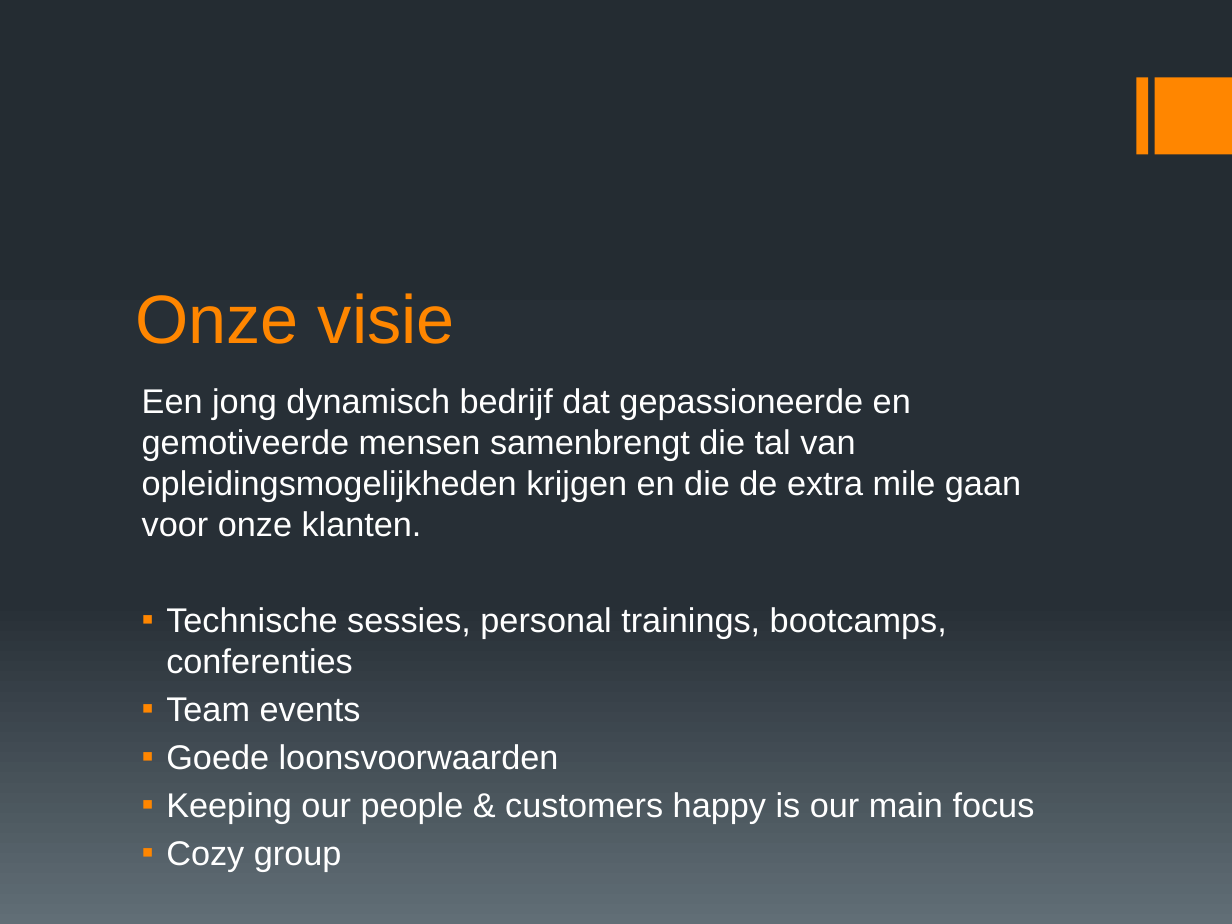
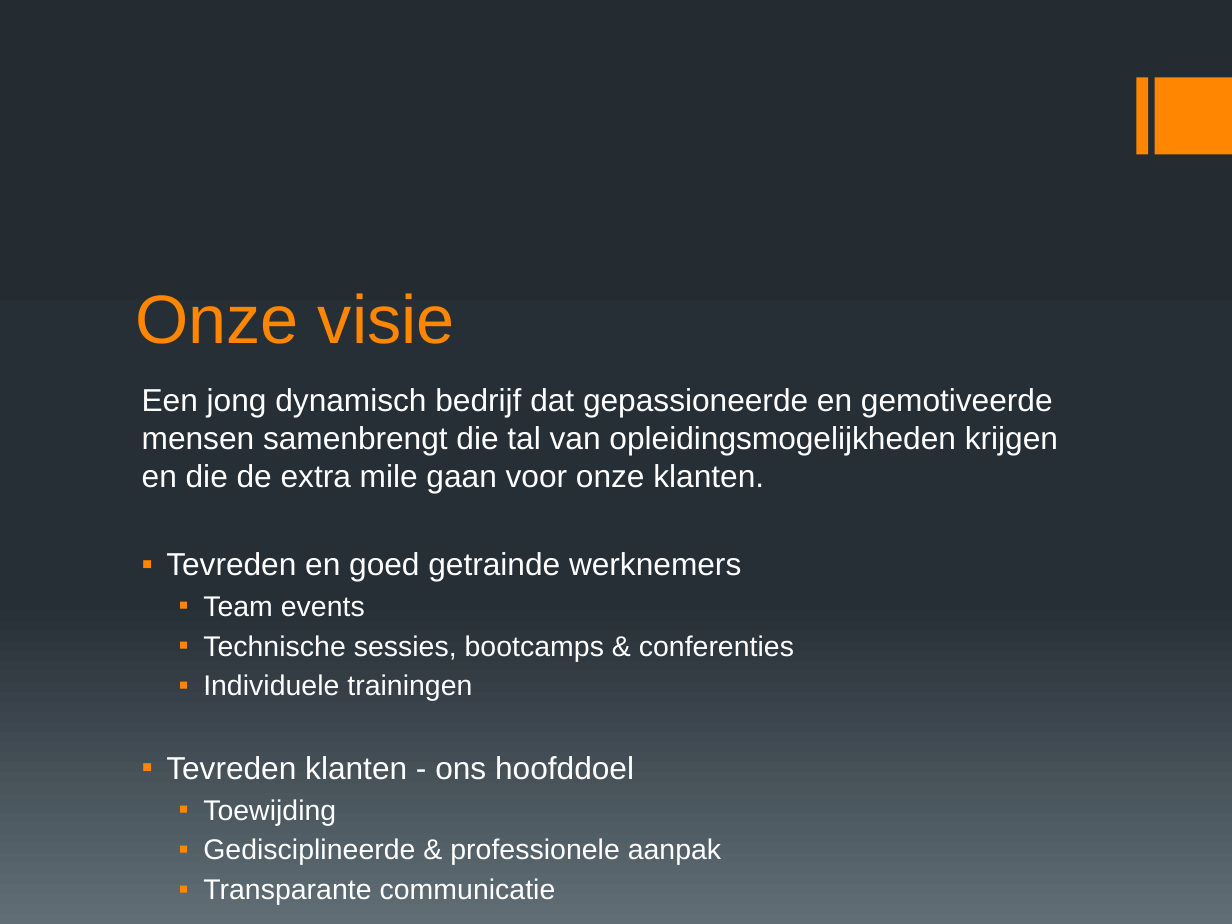
Before and after one commit to itenium-be/marketing, a slide deck: slide 3 of itenium.pptx. Drawn at 1232x924 pixels with LibreOffice and Linux fonts; fonts in the diff are those of the drawing. Boxes give left, top, right and bottom in pixels: in the first picture for what was removed or moved away, otherwise in the second. Text is boxed around its words. In the diff, an @@ line names an element or a change of style, - is before the commit and + after.

```diff
--- a/itenium.pptx
+++ b/itenium.pptx
@@ text at bbox=[142, 388, 1058, 617]: size 20 to 18.5 pt in "Een jong dynamisch bedrijf dat gepassioneerde en ..."; size 20 to 16.6 pt in "Team events"; list level 1 to 2 in "Team events" @@
@@ text at bbox=[166, 552, 741, 581]: text changed; size 20 to 18.5 pt @@
-▪ Technische sessies, personal trainings, bootcamps, conferenties
+▪ Tevreden en goed getrainde werknemers
@@ text at bbox=[166, 635, 794, 865]: text changed; size 20 to 16.6 pt @@
-▪ Goede loonsvoorwaarden
-▪ Keeping our people & customers happy is our main focus
-▪ Cozy group
+  ▪ Technische sessies, bootcamps & conferenties
+  ▪ Individuele trainingen
+▪ Tevreden klanten - ons hoofddoel
+  ▪ Toewijding
+  ▪ Gedisciplineerde & professionele aanpak
+  ▪ Transparante communicatie
```
Also in this commit, not shown: 6 other slides changed.
